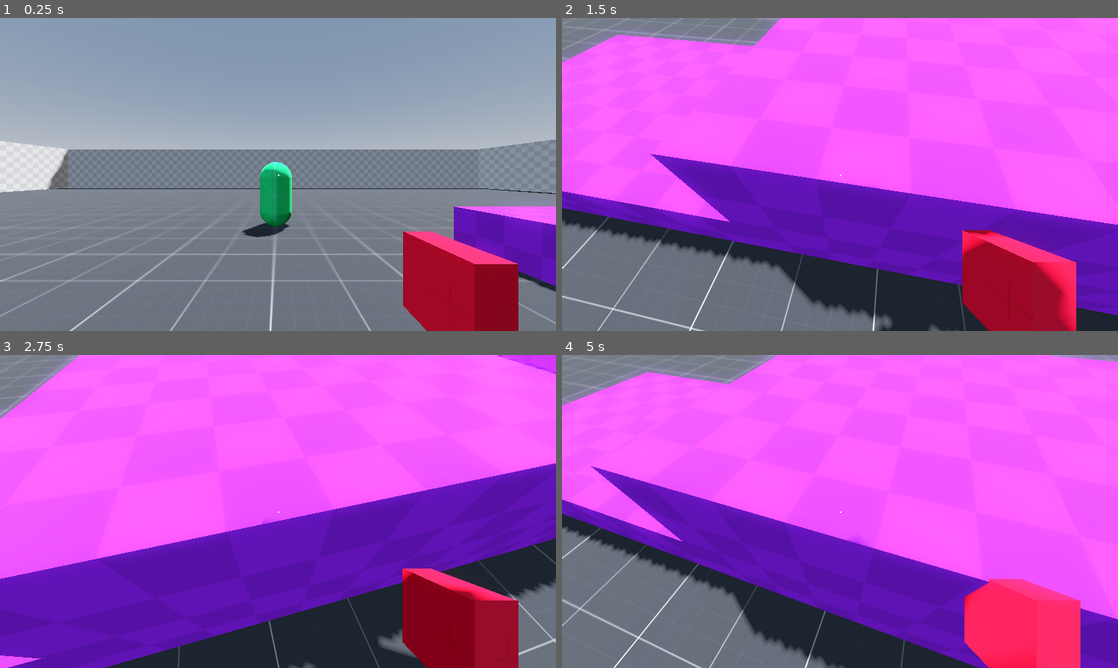
Above: before the commit, frames 1-4 (two rows, left to right).
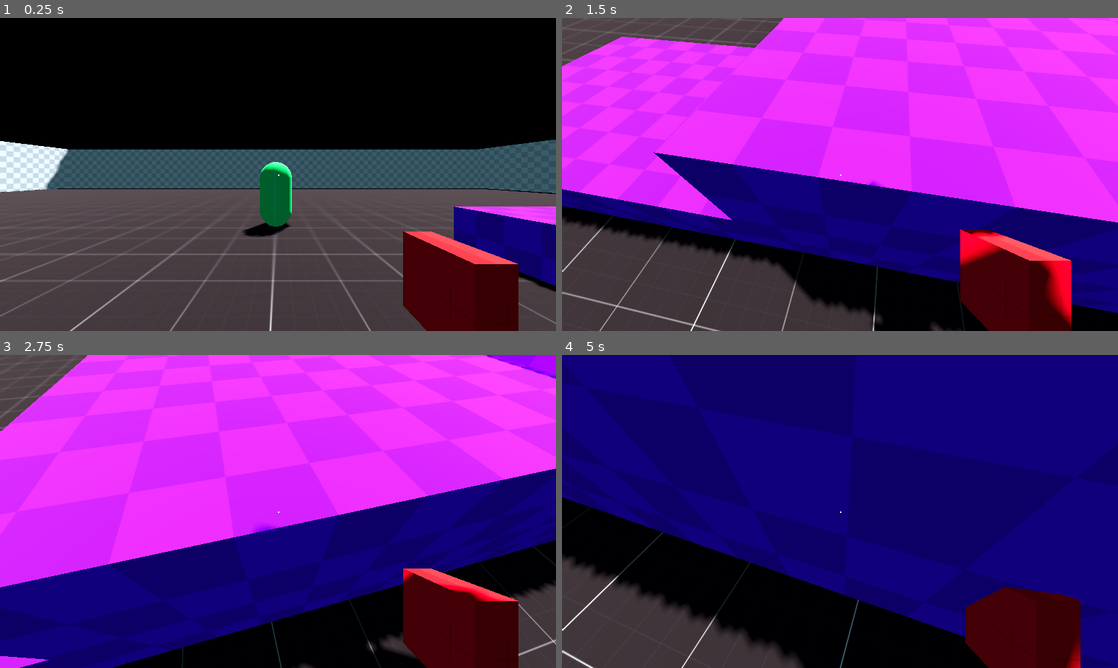
Above: after the commit, the same moments.

Repository: charleybirb/local-co-op-shooter
Game: Godot game, scene res://scenes/test_level.tscn
The game is run twice, just before and just after one commit, with the same random seed, the same clock (stepped at 60 frames per second) and the same inputs.
Inputs (mouse positions are in pixels of both pictures, inside the frame that each line leads up to):
- Up to frame 1 (0.25 s): no input
- Up to frame 2 (1.5 s): tap Enter at 0.5 s; move the mouse to (867, 174) at 0.52 s; hold W (move_forward) from 0.53 s (still down); click (867, 174) at 0.6 s; tap Space (jump) at 0.77, 1.07 s; tap Shift (sprint) at 0.8, 1.35 s; move the mouse to (812, 174) at 1.27 s
- Up to frame 3 (2.75 s): keep holding W (move_forward); tap Space (jump) at 1.52, 1.55, 1.82, 2.1 s; move the mouse to (289, 505) at 2.02 s; click (289, 505) at 2.3 s
- Up to frame 4 (5 s): keep holding W (move_forward); move the mouse to (834, 517) at 2.77 s; click (834, 517) at 2.85 s; tap Space (jump) at 3.02, 3.32, 3.77, 3.8, 4.07, 4.52, 4.82 s; tap Shift (sprint) at 3.05, 3.6 s; move the mouse to (878, 514) at 3.52 s; move the mouse to (795, 508) at 4.27 s; tap Tab (switch_input_type) at 4.35 s; click (795, 508) at 4.55 s

The runs differ from the first frame. In frame 1, 99% of the frame differs, in the area x 0-100%, y 0-100%; in frame 2, 100%; in frame 3, 100%; in frame 4, 100%.

Commit message:
added jump buffers
coyote jump and jump buffer if you press the jump button slightly before hitting the ground

Diff:
--- a/scenes/bullet_hole_decal.tscn
+++ b/scenes/bullet_hole_decal.tscn
@@ -1,7 +1,24 @@
-[gd_scene load_steps=2 format=3 uid="uid://bn06c48koa7m5"]
+[gd_scene load_steps=4 format=3 uid="uid://bn06c48koa7m5"]
 
 [ext_resource type="Texture2D" uid="uid://bymraxuc2ahq6" path="res://textures/bullet_hole.png" id="1_xx5cg"]
+
+[sub_resource type="BoxMesh" id="BoxMesh_xx5cg"]
+size = Vector3(0.2, 0.2, 0.2)
+
+[sub_resource type="BoxMesh" id="BoxMesh_kyuuc"]
+size = Vector3(0.01, 0.5, 0.01)
 
 [node name="BulletHoleDecal" type="Decal"]
 size = Vector3(0.2, 0.2, 0.2)
 texture_albedo = ExtResource("1_xx5cg")
+upper_fade = 0.00577098
+lower_fade = 0.0052011
+
+[node name="MeshInstance3D" type="MeshInstance3D" parent="."]
+transform = Transform3D(1, 0, 0, 0, 1, 0, 0, 0, 1, 0, 0.0116418, 0)
+visible = false
+mesh = SubResource("BoxMesh_xx5cg")
+
+[node name="MeshInstance3D" type="MeshInstance3D" parent="MeshInstance3D"]
+transform = Transform3D(1, 0, 0, 0, 1, 0, 0, 0, 1, 0, 0.219784, 0)
+mesh = SubResource("BoxMesh_kyuuc")
--- a/scenes/player_one.tscn
+++ b/scenes/player_one.tscn
@@ -24,6 +24,33 @@
 [sub_resource type="BoxMesh" id="BoxMesh_3v6dx"]
 material = SubResource("StandardMaterial3D_2pt5b")
 size = Vector3(0.15, 0.4, 0.4)
+
+[sub_resource type="Animation" id="Animation_2pt5b"]
+length = 0.001
+tracks/0/type = "value"
+tracks/0/imported = false
+tracks/0/enabled = true
+tracks/0/path = NodePath(".:position")
+tracks/0/interp = 1
+tracks/0/loop_wrap = true
+tracks/0/keys = {
+"times": PackedFloat32Array(0),
+"transitions": PackedFloat32Array(1),
+"update": 0,
+"values": [Vector3(0.746672, -0.504615, -0.89451)]
+}
+tracks/1/type = "value"
+tracks/1/imported = false
+tracks/1/enabled = true
+tracks/1/path = NodePath(".:rotation")
+tracks/1/interp = 1
+tracks/1/loop_wrap = true
+tracks/1/keys = {
+"times": PackedFloat32Array(0),
+"transitions": PackedFloat32Array(1),
+"update": 0,
+"values": [Vector3(0, -0.00383972, 0)]
+}
 
 [sub_resource type="Animation" id="Animation_3v6dx"]
 resource_name = "shoot"
@@ -67,33 +94,6 @@
 }]
 }
 
-[sub_resource type="Animation" id="Animation_2pt5b"]
-length = 0.001
-tracks/0/type = "value"
-tracks/0/imported = false
-tracks/0/enabled = true
-tracks/0/path = NodePath(".:position")
-tracks/0/interp = 1
-tracks/0/loop_wrap = true
-tracks/0/keys = {
-"times": PackedFloat32Array(0),
-"transitions": PackedFloat32Array(1),
-"update": 0,
-"values": [Vector3(0.746672, -0.504615, -0.89451)]
-}
-tracks/1/type = "value"
-tracks/1/imported = false
-tracks/1/enabled = true
-tracks/1/path = NodePath(".:rotation")
-tracks/1/interp = 1
-tracks/1/loop_wrap = true
-tracks/1/keys = {
-"times": PackedFloat32Array(0),
-"transitions": PackedFloat32Array(1),
-"update": 0,
-"values": [Vector3(0, -0.00383972, 0)]
-}
-
 [sub_resource type="AnimationLibrary" id="AnimationLibrary_g53jo"]
 _data = {
 &"RESET": SubResource("Animation_2pt5b"),
@@ -130,7 +130,7 @@
 decal_scene = ExtResource("4_3v6dx")
 
 [node name="MeshInstance3D" type="MeshInstance3D" parent="Head/Pan/Tilt/Camera3D/WeaponSpot"]
-transform = Transform3D(0.999993, 0, -0.00383971, 0, 1, 0, 0.00383972, 0, 0.999993, 0.746672, -0.504615, -0.89451)
+transform = Transform3D(0.999993, 0, -0.00383971, 0, 1, 0, 0.00383971, 0, 0.999993, 0.746672, -0.504615, -0.89451)
 mesh = SubResource("BoxMesh_3v6dx")
 
 [node name="AnimationPlayer" type="AnimationPlayer" parent="Head/Pan/Tilt/Camera3D/WeaponSpot/MeshInstance3D"]
--- a/scenes/test_level.tscn
+++ b/scenes/test_level.tscn
@@ -16,10 +16,17 @@
 sky_material = SubResource("ProceduralSkyMaterial_tmr53")
 
 [sub_resource type="Environment" id="Environment_88ety"]
-background_mode = 2
+background_mode = 1
+background_energy_multiplier = 0.2
 sky = SubResource("Sky_qcd3b")
-tonemap_mode = 2
-glow_enabled = true
+ambient_light_source = 2
+ambient_light_color = Color(0.552941, 0.721569, 0.780392, 1)
+ambient_light_energy = 0.19
+tonemap_mode = 3
+tonemap_exposure = 1.41
+glow_intensity = 1.71
+glow_strength = 1.3
+glow_bloom = 0.09
 
 [sub_resource type="StandardMaterial3D" id="StandardMaterial3D_tmr53"]
 albedo_texture = ExtResource("4_x4b8f")
@@ -44,7 +51,9 @@
 
 [node name="DirectionalLight3D" type="DirectionalLight3D" parent="."]
 transform = Transform3D(-0.866025, -0.433013, 0.25, 0, 0.5, 0.866025, -0.5, 0.75, -0.433013, 0, 0, 0)
+light_color = Color(1, 0.9, 0.9, 1)
 shadow_enabled = true
+directional_shadow_blend_splits = true
 
 [node name="PlayerOne" parent="." instance=ExtResource("2_x4b8f")]
 transform = Transform3D(1, 0, 0, 0, 1, 0, 0, 0, 1, 0, 1.46109, 0)
--- a/scripts/player_one.gd
+++ b/scripts/player_one.gd
@@ -1,5 +1,4 @@
 extends CharacterBody3D
-
 
 const WALK_SPEED : float = 5.0
 const SPRINT_SPEED : float = 7.5
@@ -10,7 +9,10 @@
 const BOB_FREQ : float = 2.0
 const BOB_AMP : float = 0.08
 const BASE_FOV : float = 75.0
-const FOV_CHANGE : float = 9.0
+const FOV_CHANGE : float = 11.6
+
+const JUMP_BUFFER : float = 0.155
+const COYOTE_BUFFER : float = 0.187
 
 @export var head : Node3D
 @export var tilt : Node3D
@@ -21,6 +23,9 @@
 var speed : float = WALK_SPEED
 var t_bob : float = 0.0
 var is_gamepad : bool = false
+
+var jump_time_pressed : float = 0.0
+var coyote_time : float = 0.0
 
 
 func _ready() -> void:
@@ -39,15 +44,46 @@
 		move_camera(input.mouse_direction, MOUSE_SENS)
 
 	apply_gravity(delta)
-
-	if &"jump" in input.pressed_actions and is_on_floor():
-		velocity.y = JUMP_VELOCITY
-
+	check_jump(delta, input)
 	apply_velocity(delta, input)
 	set_camera_effects(delta, input)
+
 	move_and_slide()
 
 	input.queue_free()
+
+
+func check_jump(delta: float, input: InputPackage) -> void:
+	if not is_on_floor() and coyote_time == 0.0:
+		coyote_time += delta
+
+
+	if coyote_time > 0.0:
+		coyote_time += delta
+		if coyote_time < COYOTE_BUFFER:
+			if &"jump" in input.pressed_actions:
+				jump()
+
+	if is_on_floor():
+		coyote_time = 0.0
+
+	print(coyote_time)
+
+	if jump_time_pressed > 0.0:
+		jump_time_pressed += delta
+		if jump_time_pressed < JUMP_BUFFER:
+			if is_on_floor():
+				jump()
+				jump_time_pressed = 0.0
+		else:
+			jump_time_pressed = 0.0
+
+	if &"jump" in input.pressed_actions and jump_time_pressed == 0.0:
+		jump_time_pressed += delta
+
+
+func jump() -> void:
+	velocity.y += JUMP_VELOCITY
 
 
 func apply_gravity(delta: float) -> void:
@@ -65,7 +101,7 @@
 			velocity.z = direction.z * speed
 		else:
 			velocity.x = lerp(velocity.x, direction.x * speed, delta * 7.0)
-		velocity.z = lerp(velocity.z, direction.z * speed, delta * 7.0)
+			velocity.z = lerp(velocity.z, direction.z * speed, delta * 7.0)
 	else:
 		velocity.x = lerp(velocity.x, direction.x * speed, delta * 2.5)
 		velocity.z = lerp(velocity.z, direction.z * speed, delta * 2.5)
@@ -81,15 +117,15 @@
 func set_camera_effects(delta: float, input: InputPackage) -> void:
 	#Bob the head
 	t_bob += delta * velocity.length() * float(is_on_floor())
-	camera.transform.origin = _headbob(t_bob)
+	camera.transform.origin = _get_headbob(t_bob)
 
 	#Set the FOV
-	var is_sprinting : bool = &"sprint" in input.held_actions and velocity.length() > 1.0
+	var is_sprinting : bool = &"sprint" in input.held_actions and Vector2(velocity.x, velocity.z).length() > 1.0
 	var target_fov : float = BASE_FOV + (FOV_CHANGE * int(is_sprinting))
-	camera.fov = lerp(camera.fov, target_fov, delta * 1.5)
+	camera.fov = lerp(camera.fov, target_fov, delta * 3.4)
 
 
-func _headbob(time: float) -> Vector3:
+func _get_headbob(time: float) -> Vector3:
 	var pos : Vector3 = Vector3.ZERO
 	pos.y = sin(time * BOB_FREQ) * BOB_AMP
 	pos.x = cos(time * BOB_FREQ / 2) * BOB_AMP
--- a/scripts/weapon.gd
+++ b/scripts/weapon.gd
@@ -3,7 +3,6 @@
 @export var raycast : RayCast3D
 @export var decal_scene : PackedScene
 
-#var can_shoot : bool = true
 
 @onready var anim_player : AnimationPlayer = $MeshInstance3D/AnimationPlayer
 
@@ -15,7 +14,6 @@
 
 
 func shoot() -> void:
-	#raycast.enabled = true
 	anim_player.play(&"shoot")
 	if not raycast.get_collider(): return
 	var collider : Node3D = raycast.get_collider()
@@ -24,16 +22,6 @@
 	var new_decal : Decal = decal_scene.instantiate()
 	collider.add_child(new_decal)
 	new_decal.global_transform.origin = col_point
-	#print(col_normal)
-	new_decal.look_at(-col_normal)
+	new_decal.look_at(col_normal, col_normal)
 	decals.append(new_decal)
 	if decals.size() > 10: decals.pop_front().queue_free()
-
-		#collider.queue_free()
-	#can_shoot = false
-
-
-func disable_raycast() -> void:
-	#raycast.enabled = false
-	pass
-	#can_shoot = true
